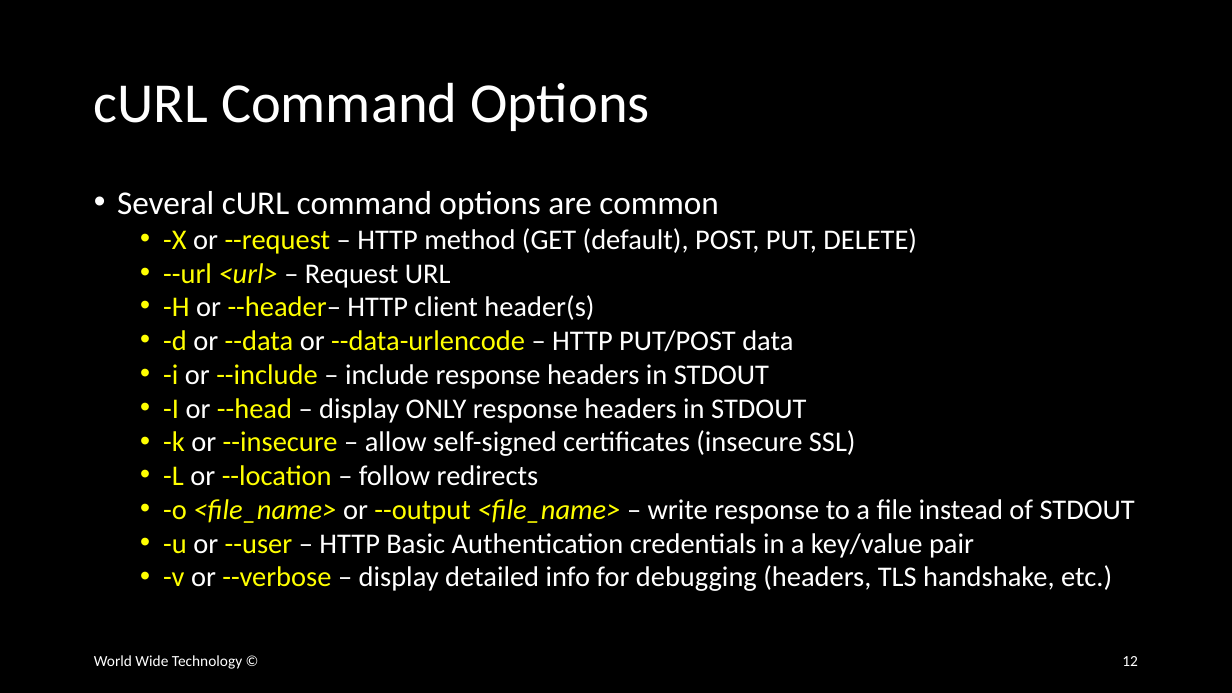
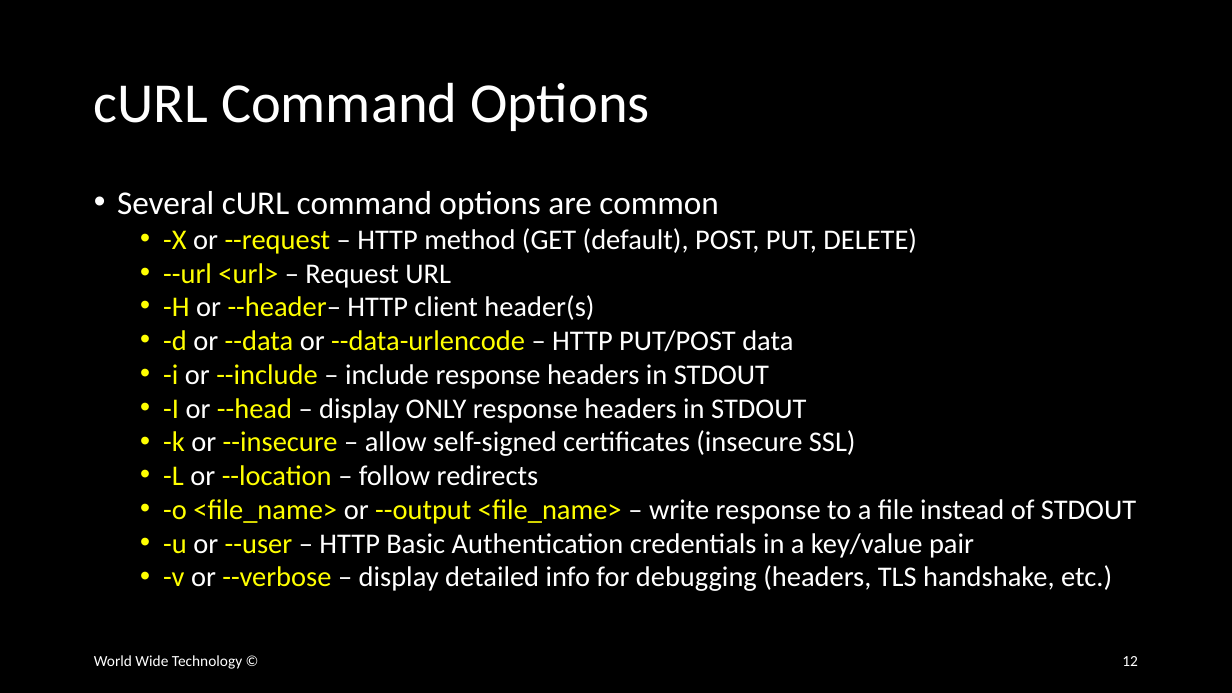
Before and after one commit to wwt/curl-requests-foundations, a slide deck: slide 12 of curl-requests-foundations.pptx. Drawn at 1232x693 pixels with LibreOffice and Linux fonts; fonts in the diff are those of the drawing. Boxes give left, top, right and bottom in pixels: in the first picture for what was removed or moved away, otherwise in the second. Text is boxed around its words. In the diff, an @@ line names an element or a change of style, - is before the commit and + after.

Commit message:
Minor formatting edits to 'cURL Syntax Format' slide

```diff
--- a/curl-requests-foundations.pptx
+++ b/curl-requests-foundations.pptx
@@ text at (163,263,1136,524): italic off in "<url>", "<file_name> <file_name>" @@
```
Also in this commit, not shown: 2 other slides changed.
